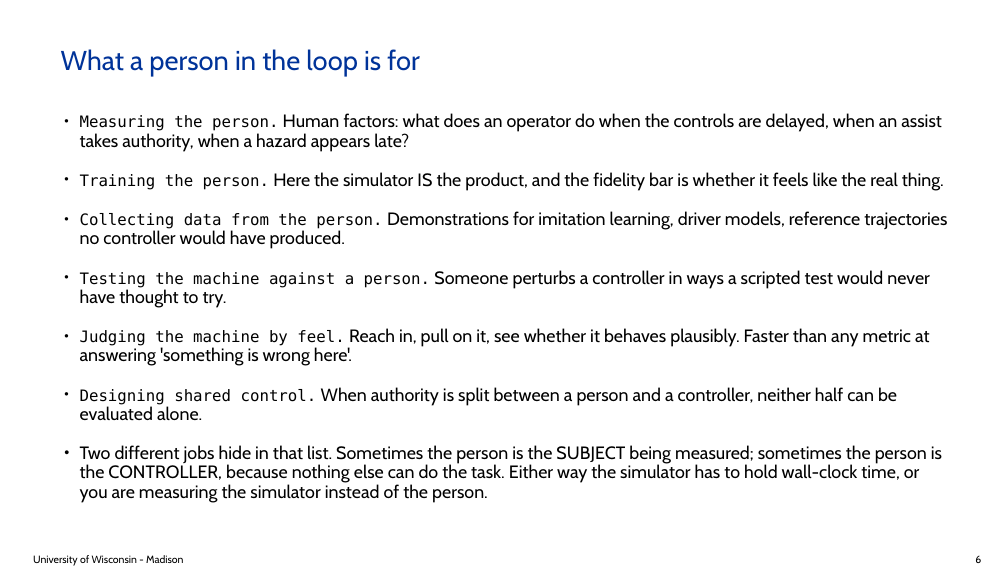
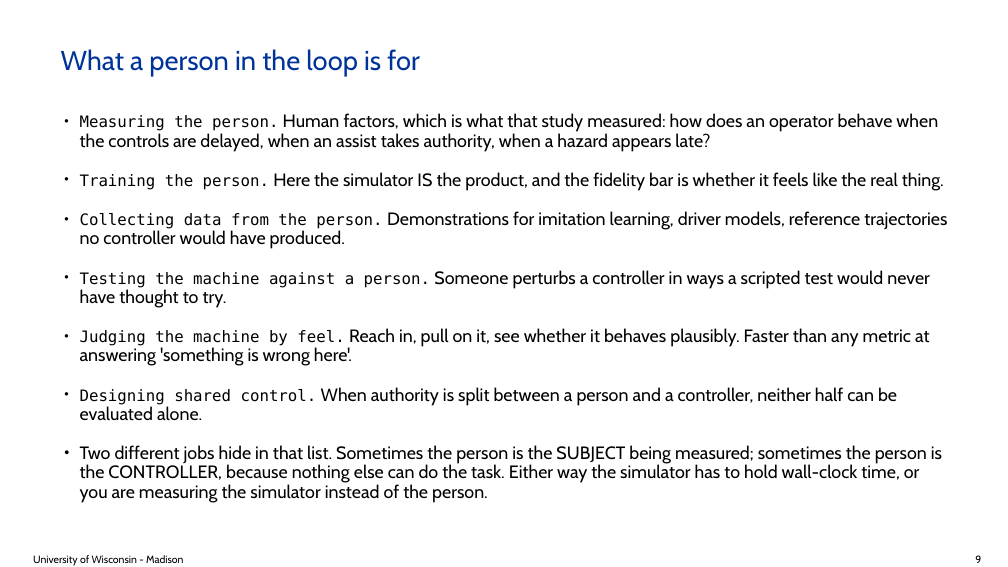
Before and after one commit to ksha23/chrono-hil-tutorial, a slide deck: slide 9 of tutorial_HIL_driver.pptx (slide 6 before the commit). Drawn at 1008x567 pixels with LibreOffice and Linux fonts; fonts in the diff are those of the drawing; background and template pictures are left out. Boxes give left, top, right and bottom in pixels: in the first picture for what was removed or moved away, otherwise in the second. Text is boxed around its words. In the diff, an @@ line names an element or a change of style, - is before the commit and + after.

```diff
--- a/tutorial_HIL_driver.pptx
+++ b/tutorial_HIL_driver.pptx
@@ text at bbox=[80, 113, 938, 152]: text changed @@
-• Measuring the person. Human factors: what does an operator do when the controls are delayed, when an assist takes authority, when a hazard appears late?
+• Measuring the person. Human factors, which is what that study measured: how does an operator behave when the controls are delayed, when an assist takes authority, when a hazard appears late?
@@ text at bbox=[975, 555, 981, 563]: text changed @@
-6
+9
```
Also in this commit, not shown: 23 other slides changed, 5 other files.
